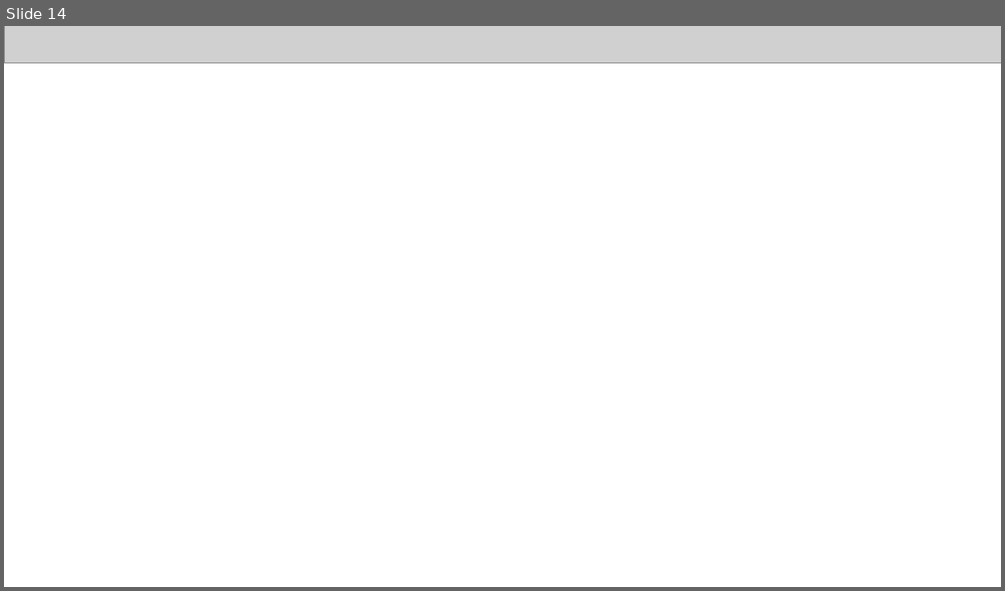
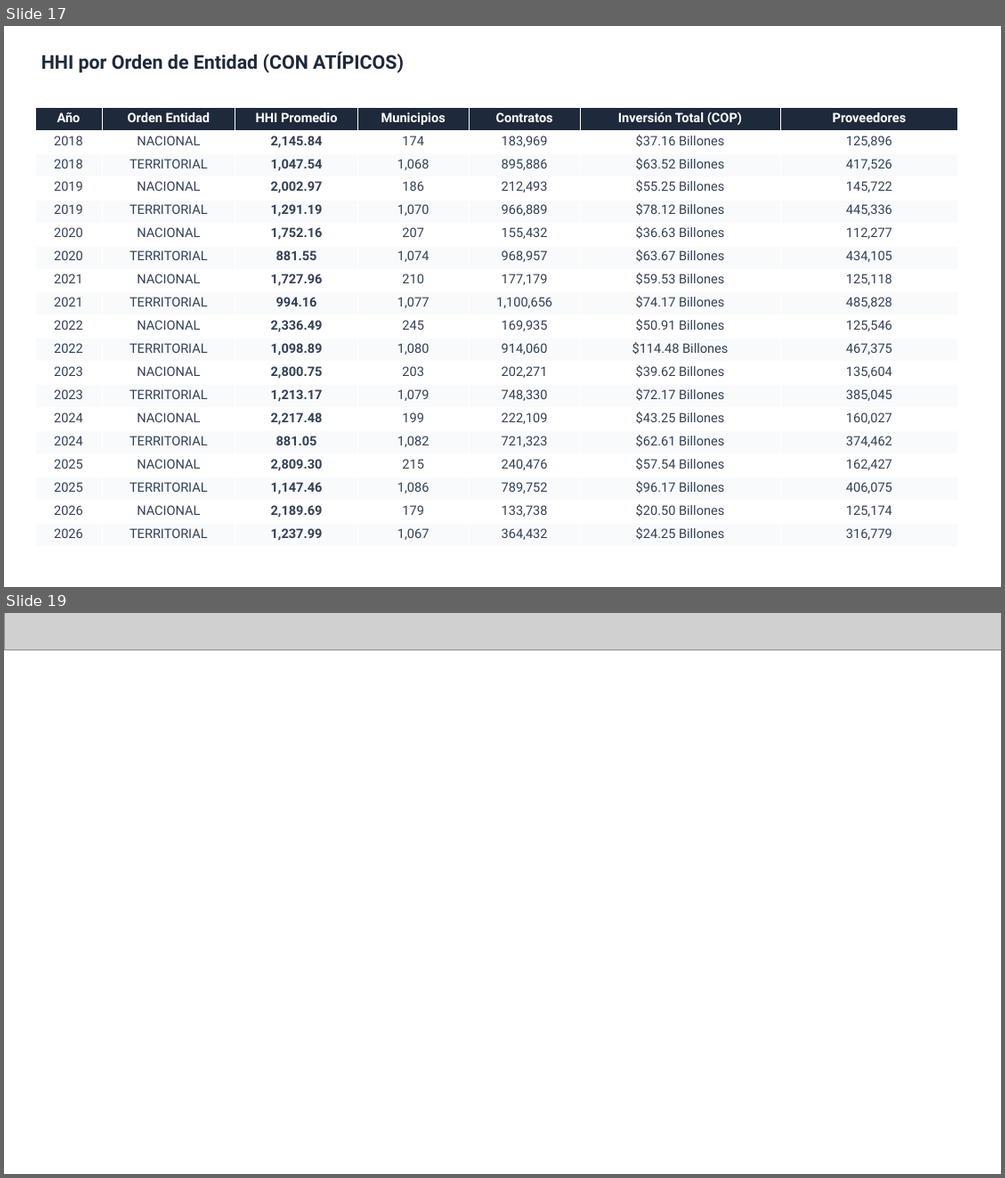
Before and after one commit to ustadistica/desarrollo_social_y_economico, a slide deck: artifacts/presentacion/presentacion_HHI.pptx. Shown one above the other, each under a label of ours: slide 14 before the commit, slides 17 and 19 after it; the slides between them are not shown. The pictures are 1005x591 and 1005x1178 pixels, drawn with LibreOffice and Linux fonts; fonts in the diff are those of the drawing; grey boxes stand for pictures; background and template pictures are left out. Boxes give left, top, right and bottom in pixels: in the first picture for what was removed or moved away, otherwise in the second. Text is boxed around its words. In the diff, an @@ line names an element or a change of style, - is before the commit and + after.

```diff
--- a/artifacts/presentacion/presentacion_HHI.pptx
+++ b/artifacts/presentacion/presentacion_HHI.pptx
@@ slide 17 added at bbox=[4, 26, 1001, 587], background #FFFFFF @@
@@ text added at bbox=[41, 51, 404, 73], 22 pt, text #1E293B, bold @@
+HHI por Orden de Entidad (CON ATÍPICOS)
@@ table added at bbox=[35, 107, 957, 547], 19 rows, 7 columns @@
+Año | Orden Entidad | HHI Promedio | Municipios | Contratos | Inversión Total (COP) | Proveedores
+2018 | NACIONAL | 2,145.84 | 174 | 183,969 | $37.16 Billones | 125,896
+2018 | TERRITORIAL | 1,047.54 | 1,068 | 895,886 | $63.52 Billones | 417,526
+2019 | NACIONAL | 2,002.97 | 186 | 212,493 | $55.25 Billones | 145,722
+2019 | TERRITORIAL | 1,291.19 | 1,070 | 966,889 | $78.12 Billones | 445,336
+2020 | NACIONAL | 1,752.16 | 207 | 155,432 | $36.63 Billones | 112,277
+2020 | TERRITORIAL | 881.55 | 1,074 | 968,957 | $63.67 Billones | 434,105
+2021 | NACIONAL | 1,727.96 | 210 | 177,179 | $59.53 Billones | 125,118
+2021 | TERRITORIAL | 994.16 | 1,077 | 1,100,656 | $74.17 Billones | 485,828
+2022 | NACIONAL | 2,336.49 | 245 | 169,935 | $50.91 Billones | 125,546
+2022 | TERRITORIAL | 1,098.89 | 1,080 | 914,060 | $114.48 Billones | 467,375
+2023 | NACIONAL | 2,800.75 | 203 | 202,271 | $39.62 Billones | 135,604
+2023 | TERRITORIAL | 1,213.17 | 1,079 | 748,330 | $72.17 Billones | 385,045
+2024 | NACIONAL | 2,217.48 | 199 | 222,109 | $43.25 Billones | 160,027
+2024 | TERRITORIAL | 881.05 | 1,082 | 721,323 | $62.61 Billones | 374,462
+2025 | NACIONAL | 2,809.30 | 215 | 240,476 | $57.54 Billones | 162,427
+2025 | TERRITORIAL | 1,147.46 | 1,086 | 789,752 | $96.17 Billones | 406,075
+2026 | NACIONAL | 2,189.69 | 179 | 133,738 | $20.50 Billones | 125,174
+2026 | TERRITORIAL | 1,237.99 | 1,067 | 364,432 | $24.25 Billones | 316,779
@@ what was slide 14 is now slide 19 @@
```
Also in this commit, not shown: 5 other slides added, 1 slide removed.
